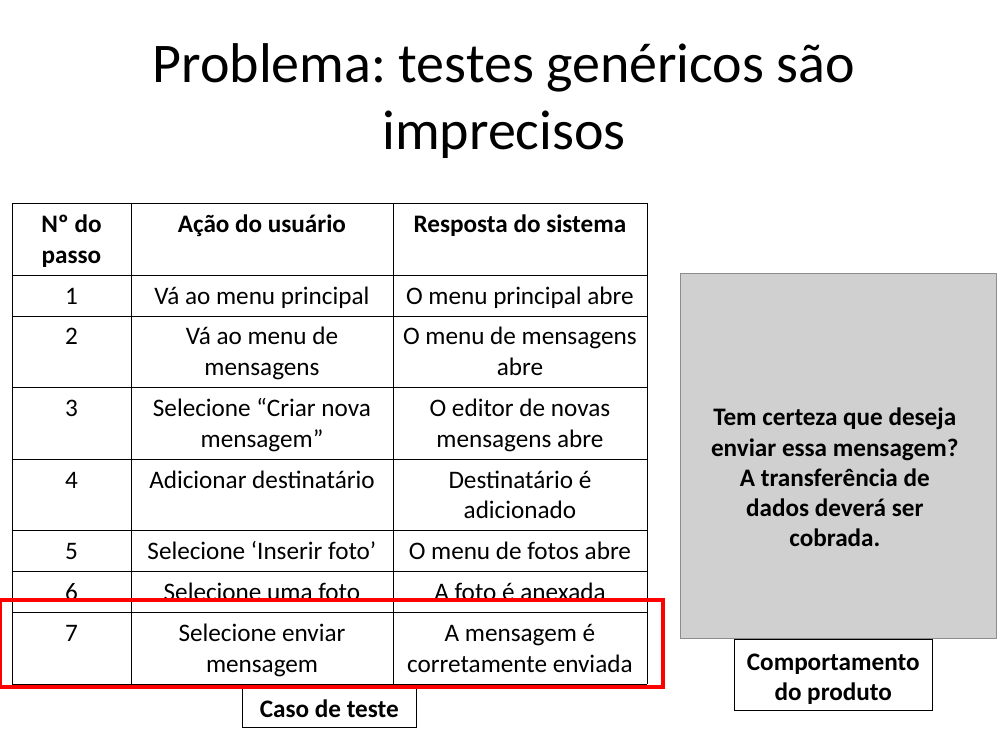
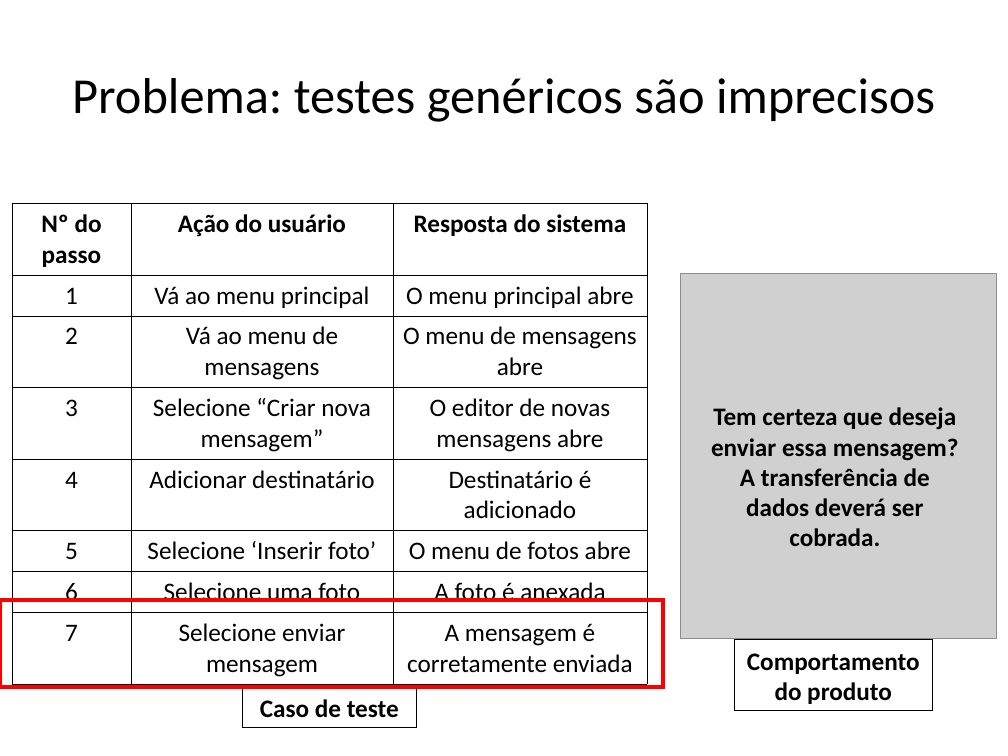
Before and after one commit to rcaa/ProjetoEstatistica2013, a slide deck: slide 3 of presentation/presentation.ppt. Drawn at 1008x756 pixels with LibreOffice and Linux fonts; fonts in the diff are those of the drawing; grey boxes stand for pictures. Boxes give left, top, right and bottom in pixels: in the first picture for what was removed or moved away, otherwise in the second. Text is boxed around its words. In the diff, an @@ line names an element or a change of style, - is before the commit and + after.

```diff
--- a/presentation/presentation.ppt
+++ b/presentation/presentation.ppt
@@ title "Problema: testes genéricos são imprecisos" at [72,78,935,122]: size 40 to 36 pt @@
```
Also in this commit, not shown: 4 other slides changed.
